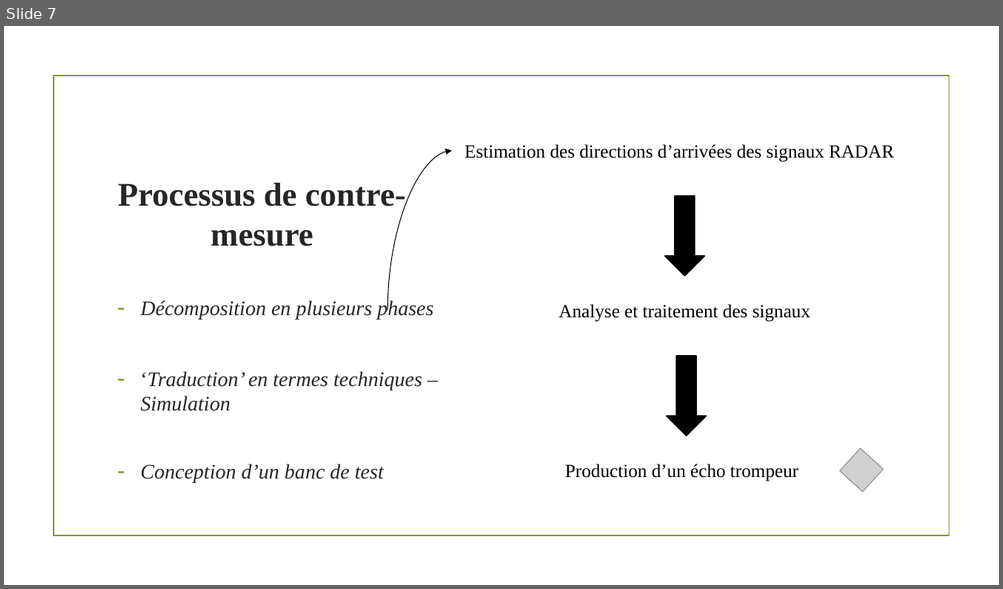
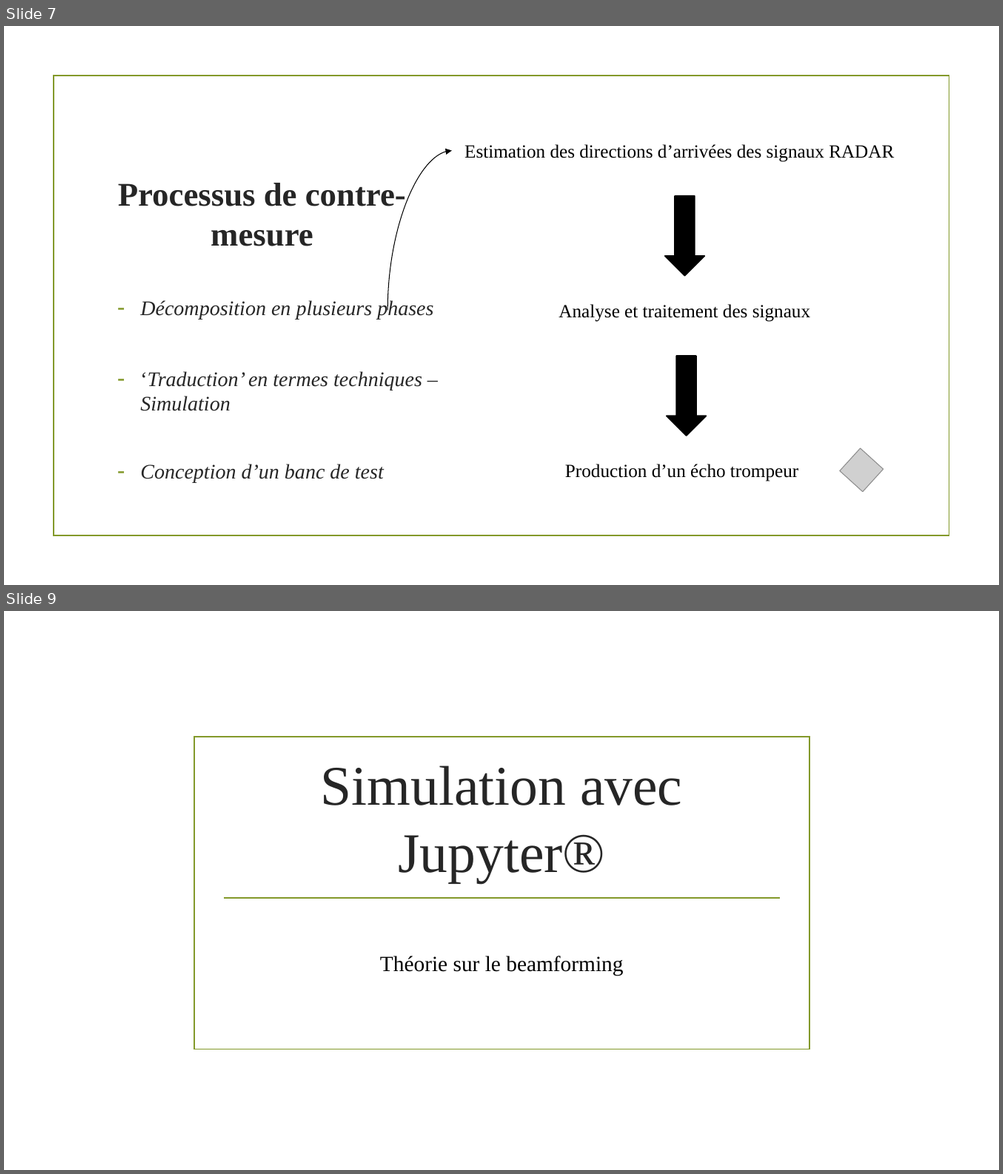
Before and after one commit to MaxENSTAB/Stage2A, a slide deck: Soutenance.pptx. Shown one above the other, each under a label of ours: slide 7 before the commit, slides 7 and 9 after it; the slides between them are not shown. The pictures are 1003x589 and 1003x1174 pixels, drawn with LibreOffice and Linux fonts; fonts in the diff are those of the drawing; grey boxes stand for pictures; background and template pictures are left out. Boxes give left, top, right and bottom in pixels: in the first picture for what was removed or moved away, otherwise in the second. Text is boxed around its words. In the diff, an @@ line names an element or a change of style, - is before the commit and + after.

```diff
--- a/Soutenance.pptx
+++ b/Soutenance.pptx
@@ slide 9 added at (x1=4, y1=611, x2=999, y2=1170), background picture (left out) @@
@@ rectangle added at (x1=194, y1=737, x2=810, y2=1050), outline #83992A 1.25 pt @@
@@ title added at (x1=321, y1=766, x2=682, y2=883), 54 pt, text #262626 @@
+Simulation avec Jupyter®
@@ line added from (223, 898) to (780, 898), #83992A 1.25 pt @@
@@ subtitle added at (x1=380, y1=956, x2=623, y2=976), 21 pt, text #000000 @@
+Théorie sur le beamforming
```
Also in this commit, not shown: 8 other slides added.
